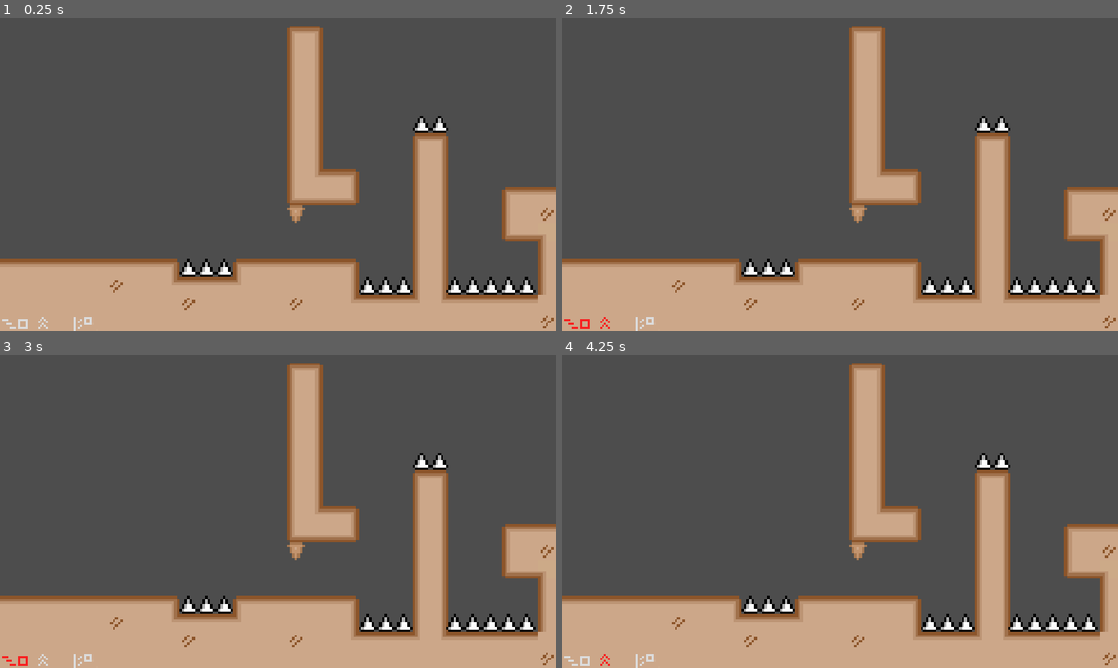
Above: before the commit, frames 1-4 (two rows, left to right).
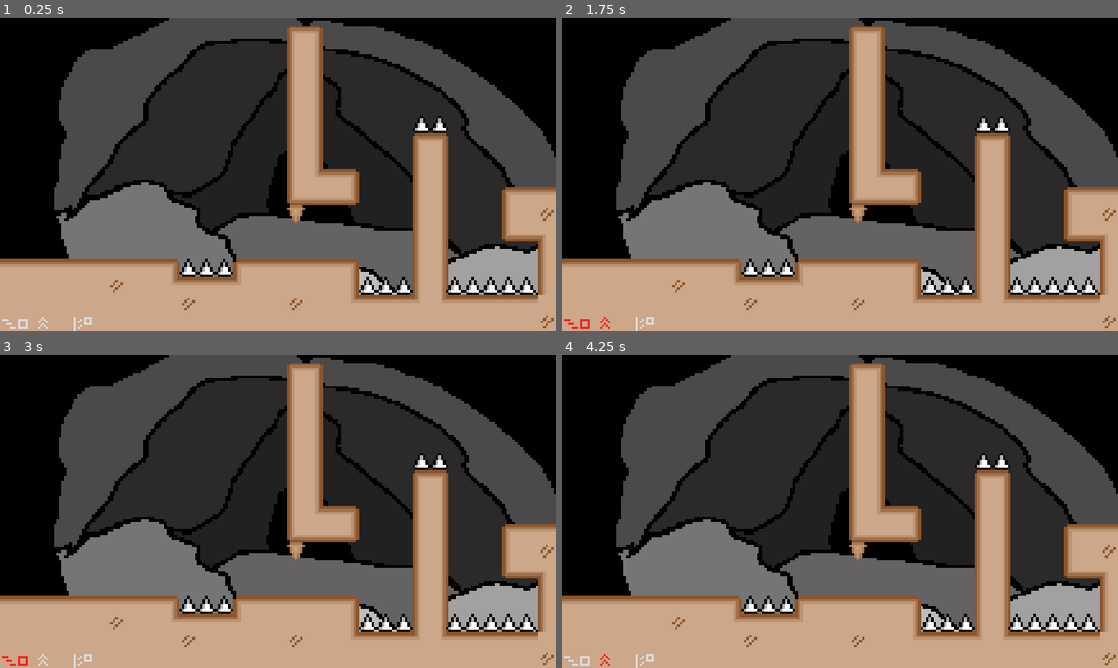
Above: after the commit, the same moments.

Repository: bk23miner/le-Gabe
Game: Godot game, scene res://scenes/Main.tscn
Same seed, same stepped clock (60 frames per second), same inputs: the game is played once before the commit and once after it.
Inputs:
- Up to frame 1 (0.25 s): no input
- Up to frame 2 (1.75 s): tap Enter (reset) at 0.5 s; hold D (right) from 0.53 s (still down); tap Shift (dash) at 0.6, 1.55 s; tap Space (jump) at 0.77, 0.8, 1.07, 1.35, 1.52 s; tap Backspace (restart) at 1.25 s
- Up to frame 3 (3 s): tap Space (jump) at 1.82, 2.3 s; tap Enter (reset) at 2 s; release D (right) at 2.03 s; hold A (left) 2.03-2.78 s; tap Shift (dash) at 2.1, 2.85 s; tap Backspace (restart) at 2.75 s; hold D (right) from 2.78 s (still down)
- Up to frame 4 (4.25 s): keep holding D (right); tap Space (jump) at 3.02, 3.32, 3.6, 3.77, 4.07 s; tap Enter (reset) at 3.5 s

The runs differ from the first frame. In frame 1, 51% of the frame differs, in the area x 0-100%, y 0-89%; in frame 2, 51%; in frame 3, 51%; in frame 4, 51%.

Commit message:
Upload-by-Bk

Diff:
--- a/scenes/world.tscn
+++ b/scenes/world.tscn
@@ -4,6 +4,7 @@
 [ext_resource type="Texture2D" uid="uid://baolnvhg53vek" path="res://assets/tilemap.png" id="2_71j4m"]
 [ext_resource type="Texture2D" uid="uid://beeyws67q6e71" path="res://assets/gabe.png" id="2_qfnet"]
 [ext_resource type="Texture2D" uid="uid://cy12ux2isheuv" path="res://assets/temp_ground.png" id="2_rwgxs"]
+[ext_resource type="Texture2D" uid="uid://dm0a8fqtywocy" path="res://assets/background.png" id="3_jhx03"]
 [ext_resource type="PackedScene" uid="uid://bgos1neyhkuf" path="res://scenes/Player.tscn" id="4_k0juu"]
 [ext_resource type="PackedScene" uid="uid://ig1fmoesxlk2" path="res://scenes/warp.tscn" id="4_q5onr"]
 [ext_resource type="PackedScene" uid="uid://cu4wwvdux1mae" path="res://scenes/spikes/s_spike.tscn" id="5_71j4m"]
@@ -56,6 +57,14 @@
 "name": &"default",
 "speed": 5.0
 }]
+
+[sub_resource type="TileSetAtlasSource" id="TileSetAtlasSource_o8fc1"]
+texture = ExtResource("3_jhx03")
+texture_region_size = Vector2i(250, 142)
+0:0/0 = 0
+
+[sub_resource type="TileSet" id="TileSet_msxrf"]
+sources/0 = SubResource("TileSetAtlasSource_o8fc1")
 
 [sub_resource type="TileSetAtlasSource" id="TileSetAtlasSource_qfnet"]
 texture = ExtResource("2_71j4m")
@@ -177,6 +186,10 @@
 [node name="Terrain" type="Node2D" parent="." unique_id=1722484335]
 position = Vector2(-1, 0)
 
+[node name="Background" type="TileMapLayer" parent="Terrain" unique_id=1379647113]
+tile_map_data = PackedByteArray("AAAFABEAAAAAAAAAAAATABEAAAAAAAAAAAAhABEAAAAAAAAAAAA=")
+tile_set = SubResource("TileSet_msxrf")
+
 [node name="Foreground" type="TileMapLayer" parent="Terrain" unique_id=1729247231]
 position = Vector2(2, 0)
 tile_map_data = PackedByteArray("AAD7/x4AAwAGAAEAAAD7/x8AAwAGAAEAAAD7/yAAAwAGAAEAAAD7/yEAAwAGAAEAAAD7/yIAAwAGAAEAAAD7/y …(21856 unchanged characters)…
--- a/scripts/player.gd
+++ b/scripts/player.gd
@@ -17,6 +17,7 @@
 var temp_x_vel
 var temp_y_vel
 var temp_bd_y_vel
+var jump = false
 
 var Screen
 
@@ -62,6 +63,7 @@
 				remaining_djumps -= 1
 				get_tree().get_first_node_in_group("World").Djump()
 			elif Input.is_action_just_pressed("jump") and floor:
+				jump = true
 				velocity.y = jump_speed
 
 		var Body = $AnimatedSprite2D
@@ -89,15 +91,18 @@
 
 
 func counting(d):
-	if !is_on_floor():
+	if !is_on_floor() && !jump:
 		count+=d
 		if count <= 0.2:
 			floor = true
 		else:
 			floor = false
+	elif !is_on_floor():
+		floor = false
 	else:
 		count = 0
 		floor = true
+		jump = false
 
 
 func _on_dash_timer_timeout() -> void:
Binary file added: assets/background.png
Not shown, added: assets/background.png.import
